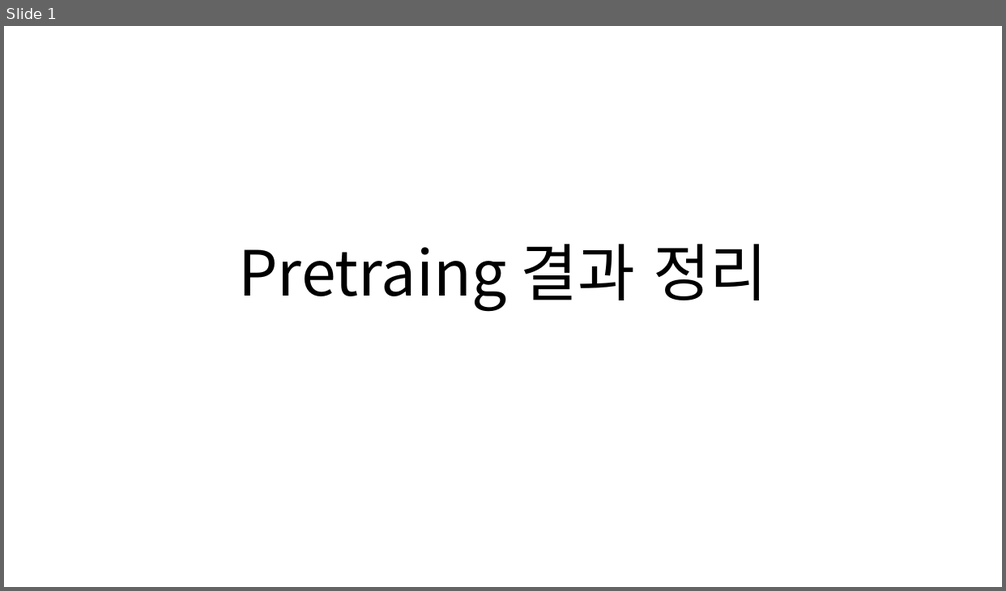
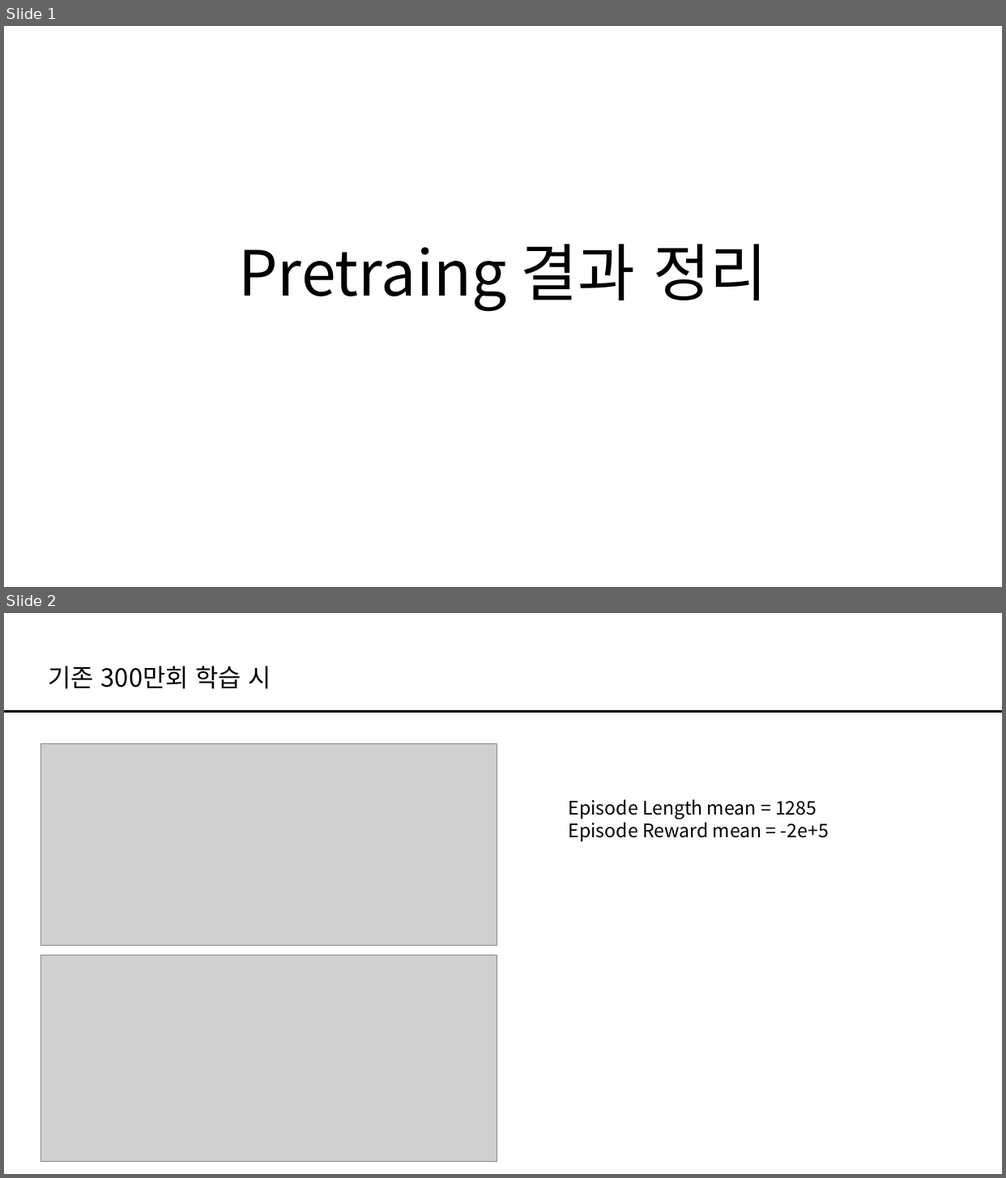
Before and after one commit to HAN2496/CarMakerResults, a slide deck: 1217Report_Pretrain정리/1217Report.pptx. Shown one above the other, each under a label of ours: slide 1 before the commit, slides 1 and 2 after it. The pictures are 1006x591 and 1006x1178 pixels, drawn with LibreOffice and Linux fonts; fonts in the diff are those of the drawing; grey boxes stand for pictures. Boxes give left, top, right and bottom in pixels: in the first picture for what was removed or moved away, otherwise in the second. Text is boxed around its words. In the diff, an @@ line names an element or a change of style, - is before the commit and + after.

```diff
--- a/1217Report_Pretrain정리/1217Report.pptx
+++ b/1217Report_Pretrain정리/1217Report.pptx
@@ slide 2 added at (x1=4, y1=613, x2=1002, y2=1174), background #FFFFFF @@
@@ title added at (x1=49, y1=666, x2=271, y2=689), 24 pt, text #000000 @@
+기존 300만회 학습 시
@@ line added from (4, 712) to (1002, 712), #000000 2.25 pt @@
@@ picture added at (x1=40, y1=744, x2=496, y2=946) @@
@@ text added at (x1=569, y1=799, x2=829, y2=841), 18 pt, text #000000 @@
+Episode Length mean = 1285
+Episode Reward mean = -2e+5
@@ picture added at (x1=40, y1=956, x2=496, y2=1162) @@
```
Also in this commit, not shown: 1 slide changed, 8 other slides added.
